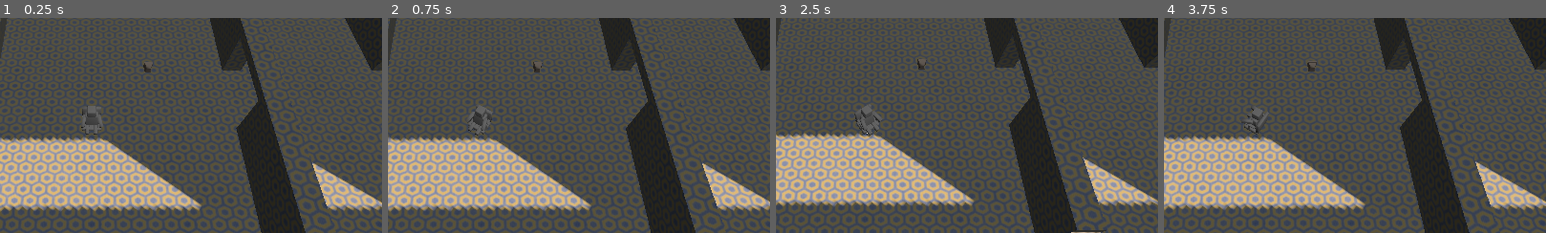
Above: before the commit, frames 1-4 (left to right).
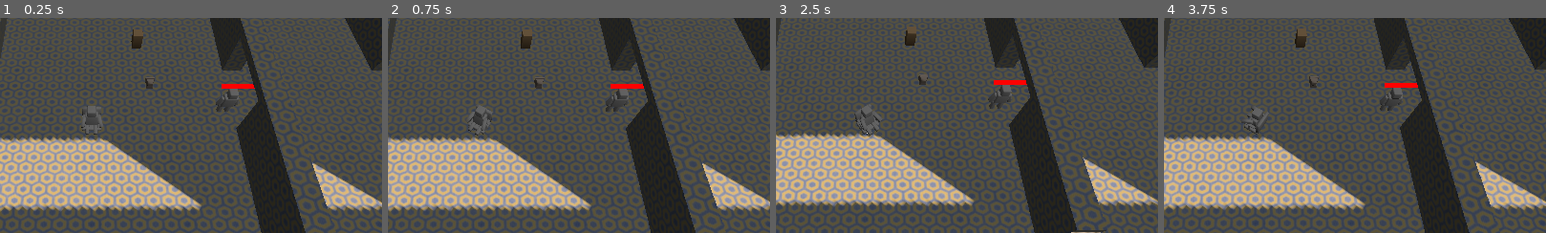
Above: after the commit, the same moments.

Repository: scooter-dev/bosh-rush-jam-2025
Game: Godot game, scene res://Scenes/Maps/Test/test_map.tscn
The game is run twice, just before and just after one commit, with the same random seed, the same clock (stepped at 60 frames per second) and the same inputs.
Inputs (mouse positions are % of the whole screen's width and height, from its top left):
- Up to frame 1 (0.25 s): no input
- Up to frame 2 (0.75 s): tap Enter (ui_accept) at 0.5 s; move the mouse to (72, 45) at 0.52 s; hold Right (ui_right) from 0.53 s (still down); tap A (L) at 0.6 s
- Up to frame 3 (2.5 s): tap Enter (ui_accept) at 0.77, 1.52 s; tap D (R) at 0.8, 1.35, 2.3 s; move the mouse to (30, 55) at 1.27 s; release Right (ui_right) at 1.28 s; hold Down (ui_down) 1.28-2.03 s; tap A (L) at 1.55 s; move the mouse to (60, 28) at 2.02 s; hold Right (ui_right) from 2.03 s (still down); tap S (BW) at 2.1 s
- Up to frame 4 (3.75 s): move the mouse to (45, 70) at 2.77 s; release Right (ui_right) at 2.78 s; hold Up (ui_up) 2.78-3.53 s; tap W (FW) at 2.85 s; tap Enter (ui_accept) at 3.02 s; tap A (L) at 3.05, 3.6 s; move the mouse to (80, 65) at 3.52 s; hold Left (ui_left) from 3.53 s (still down)
The pictures show only the part of the screen within x 38-88%, y 28-78%; the shares and areas given below are measured in that part.

The runs differ from the first frame. In frame 1, 0.8% of the frame differs, in the area x 34-67%, y 5-44%; in frame 2, 0.8%; in frame 3, 0.8%; in frame 4, 0.8%, in the area x 34-67%, y 4-44%.

Commit message:
zombie health, damage indicators

Diff:
--- a/SRC/Enemies/Zombie/zombie.gd
+++ b/SRC/Enemies/Zombie/zombie.gd
@@ -2,11 +2,43 @@
 
 class_name Zombie
 
+@export var startHealth : int = 10
+@export var speed : float = 10
+@export_category("Components")
 @export var anim_tree: AnimationTree
+@export var damage_number_spawner: DamageNSpawner
+@export var health_bar: HealthBar
+
+var health : int = 10
+
+var target : Node3D = null
 
 func _ready() -> void:
+	health = startHealth
+	health_bar.setHealthRelative(float(health)/float(startHealth))
+	set_physics_process(false)
+
+func _physics_process(delta: float) -> void:
+	recoveryTime = max(0, recoveryTime - delta)
 	pass
 
+func _on_detection_area_player_detected(player: Player) -> void:
+	if !target:
+		target = player
+		set_physics_process(true)
 
-func _on_detection_area_player_detected(player: Player) -> void:
-	pass # Replace with function body.
+var recoveryTime = 0.0
+func onDamaged(damage : int ,instigator : Node3D = null) -> void:
+	if recoveryTime < 0.005:
+		recoveryTime = 0.2
+		if instigator:
+			if instigator is Player:
+				target = instigator
+		health -= damage
+		damage_number_spawner.spawnDNumber(damage)
+		health_bar.setHealthRelative(float(health)/float(startHealth))
+		if health <= 0:
+			die()
+
+func die() -> void:
+	set_physics_process(false)
--- a/SRC/Enemies/Zombie/zombie.tscn
+++ b/SRC/Enemies/Zombie/zombie.tscn
@@ -1,10 +1,13 @@
-[gd_scene load_steps=22 format=3 uid="uid://bv2roejoa0822"]
+[gd_scene load_steps=26 format=3 uid="uid://bv2roejoa0822"]
 
 [ext_resource type="Script" uid="uid://bfgukb7pitkw3" path="res://SRC/Enemies/Zombie/zombie.gd" id="1_a78ok"]
 [ext_resource type="PackedScene" uid="uid://cyn7tjf3k30" path="res://Assets/Character/Character.glb" id="2_83d2e"]
 [ext_resource type="AnimationLibrary" uid="uid://caegudku3ukav" path="res://Assets/Character/anims.res" id="3_84ahr"]
 [ext_resource type="Script" uid="uid://t7ao3qeustxk" path="res://SRC/Enemies/Zombie/ZombieAnimTree.gd" id="4_5qcea"]
 [ext_resource type="Script" uid="uid://ptjhn1unpc8h" path="res://SRC/Enemies/Zombie/detection_area.gd" id="5_b8cif"]
+[ext_resource type="PackedScene" uid="uid://bo2lyf4ubkwd" path="res://SRC/Enemies/damage_number_spawner.tscn" id="6_mr2mh"]
+[ext_resource type="Shader" uid="uid://cl251maua5v7a" path="res://SRC/Shaders/healthBar.tres" id="7_dda52"]
+[ext_resource type="PackedScene" uid="uid://cmxqstag27i4n" path="res://SRC/UI/3D/health_bar.tscn" id="7_dqpwf"]
 
 [sub_resource type="CylinderShape3D" id="CylinderShape3D_a78ok"]
 height = 1.70703
@@ -82,10 +85,22 @@
 [sub_resource type="SphereShape3D" id="SphereShape3D_5qcea"]
 radius = 8.14359
 
-[node name="Zombie" type="RigidBody3D" node_paths=PackedStringArray("anim_tree")]
+[sub_resource type="ShaderMaterial" id="ShaderMaterial_px5nj"]
+resource_local_to_scene = true
+render_priority = 0
+shader = ExtResource("7_dda52")
+shader_parameter/emptyColor = Color(1, 1, 1, 1)
+shader_parameter/fullColor = Color(1, 0, 0, 1)
+shader_parameter/fill = 1.0
+
+[node name="Zombie" type="RigidBody3D" node_paths=PackedStringArray("anim_tree", "damage_number_spawner", "health_bar")]
 collision_layer = 8
+collision_mask = 7
+lock_rotation = true
 script = ExtResource("1_a78ok")
 anim_tree = NodePath("AnimationTree")
+damage_number_spawner = NodePath("DamageNumberSpawner")
+health_bar = NodePath("HealthBar")
 
 [node name="CollisionShape3D" type="CollisionShape3D" parent="."]
 transform = Transform3D(1, 0, 0, 0, 1, 0, 0, 0, 1, 0, 0.853516, 0)
@@ -96,9 +111,9 @@
 [node name="Skeleton3D" parent="Character/Armature" index="0"]
 bones/6/rotation = Quaternion(3.09086e-08, 0.707107, 0.707107, 3.09086e-08)
 bones/8/rotation = Quaternion(0.658114, 0.474342, 0.474342, -0.341886)
-bones/9/rotation = Quaternion(-0.496697, 0.138425, 0.0806029, 0.853014)
+bones/9/rotation = Quaternion(-0.495653, 0.138524, 0.0804334, 0.853622)
 bones/10/rotation = Quaternion(0.658114, -0.474342, -0.474342, -0.341886)
-bones/11/rotation = Quaternion(-0.471689, -0.14071, -0.0765446, 0.867094)
+bones/11/rotation = Quaternion(-0.47103, -0.140768, -0.0764377, 0.867452)
 
 [node name="CharacterMesh" parent="Character/Armature/Skeleton3D" index="0"]
 lod_bias = 5.0
@@ -141,6 +156,13 @@
 [node name="CollisionShape3D" type="CollisionShape3D" parent="DetectionArea"]
 shape = SubResource("SphereShape3D_5qcea")
 
+[node name="DamageNumberSpawner" parent="." instance=ExtResource("6_mr2mh")]
+transform = Transform3D(1, 0, 0, 0, 1, 0, 0, 0, 1, 0, 0.888931, 0)
+
+[node name="HealthBar" parent="." instance=ExtResource("7_dqpwf")]
+transform = Transform3D(1, 0, 0, 0, 1, 0, 0, 0, 1, 0, 2.12959, 0)
+material_override = SubResource("ShaderMaterial_px5nj")
+
 [connection signal="body_entered" from="DetectionArea" to="DetectionArea" method="_on_body_entered"]
 [connection signal="body_exited" from="DetectionArea" to="DetectionArea" method="_on_body_exited"]
 [connection signal="playerDetected" from="DetectionArea" to="." method="_on_detection_area_player_detected"]
--- /dev/null
+++ b/SRC/Enemies/damage_number.gd
@@ -0,0 +1,22 @@
+extends Node3D
+
+class_name DamageNumber
+
+@export var riseCurve : Curve
+@export var riseTime : float = 3.0
+@export var riseAmount : float = 2.0
+
+@export var label: Label3D
+
+func setLabel(text : String) -> void:
+	label.text = text
+
+func _ready() -> void:
+	tmr = 0.0
+
+var tmr : float = 0.0
+func _process(delta: float) -> void:
+	tmr += delta
+	label.position.y = riseCurve.sample_baked(clamp(tmr, 0, riseTime) / riseTime) * riseAmount
+	if tmr > riseTime - 0.005:
+		queue_free()
--- /dev/null
+++ b/SRC/Enemies/damage_number.tscn
@@ -0,0 +1,21 @@
+[gd_scene load_steps=3 format=3 uid="uid://b3i3uktenrkv7"]
+
+[ext_resource type="Script" uid="uid://de3aolex7ccxm" path="res://SRC/Enemies/damage_number.gd" id="1_huovx"]
+
+[sub_resource type="Curve" id="Curve_huovx"]
+_data = [Vector2(0, 0), 0.0, 4.65186, 0, 0, Vector2(0.278689, 0.732759), 1.25205, 1.25205, 0, 0, Vector2(1, 1), 0.0, 0.0, 0, 0]
+point_count = 3
+
+[node name="DamageNumber" type="Node3D" node_paths=PackedStringArray("label")]
+script = ExtResource("1_huovx")
+riseCurve = SubResource("Curve_huovx")
+label = NodePath("Label3D")
+
+[node name="Label3D" type="Label3D" parent="."]
+transform = Transform3D(0.5, 0, 0, 0, 0.5, 0, 0, 0, 0.5, 0, 0, 0)
+billboard = 1
+alpha_cut = 1
+modulate = Color(1, 0, 0, 1)
+text = "8"
+font_size = 128
+outline_size = 24
--- /dev/null
+++ b/SRC/Enemies/damage_number_spawner.gd
@@ -0,0 +1,12 @@
+extends Node3D
+
+class_name DamageNSpawner
+
+const DAMAGE_NUMBER = preload("res://SRC/Enemies/damage_number.tscn")
+
+func spawnDNumber(damage : int) -> void:
+	var dn : DamageNumber = DAMAGE_NUMBER.instantiate()
+
+	dn.setLabel(str(damage))
+	WorldManager.currentLevel.add_child(dn)
+	dn.global_position = global_position
--- /dev/null
+++ b/SRC/Enemies/damage_number_spawner.tscn
@@ -0,0 +1,6 @@
+[gd_scene load_steps=2 format=3 uid="uid://bo2lyf4ubkwd"]
+
+[ext_resource type="Script" uid="uid://ntgccbjat5vg" path="res://SRC/Enemies/damage_number_spawner.gd" id="1_yxdop"]
+
+[node name="DamageNumberSpawner" type="Node3D"]
+script = ExtResource("1_yxdop")
--- a/SRC/Player/grab_area.gd
+++ b/SRC/Player/grab_area.gd
@@ -24,6 +24,7 @@
 						body.position = Vector3()
 						body.rotation = Vector3()
 						grabbed = body
+						break
 			else:
 				grabbed.reparent(WorldManager.currentLevel)
 				grabbed.setCol()
@@ -36,5 +37,5 @@
 		grabbed.reparent(WorldManager.currentLevel)
 		grabbed.freeze = false
 		grabbed.apply_central_impulse(dir * str)
-		grabbed.setColDelay()
+		grabbed.thrown(player)
 		grabbed = null
--- a/SRC/Player/player.gd
+++ b/SRC/Player/player.gd
@@ -108,7 +108,7 @@
 				rotDeltaSum = 0.0
 				Engine.time_scale = 1.0
 				if grabArea.grabbed:
-					grabArea.throw(-charRotator.global_basis.z, abs(speenPower) * 10 * launchPower)
+					grabArea.throw(-charRotator.global_basis.z, abs(speenPower) * 5 * launchPower)
 				else:
 					slideVelocity -= charRotator.global_basis.z * abs(speenPower) * 20000.0 * boostStrength
 				mode = RUNNING
--- a/SRC/Player/player.tscn
+++ b/SRC/Player/player.tscn
@@ -18,10 +18,11 @@
 
 [node name="PlayerChair" type="RigidBody3D" node_paths=PackedStringArray("cam", "charRotator", "grabArea")]
 collision_layer = 2
-collision_mask = 7
+collision_mask = 15
 physics_material_override = SubResource("PhysicsMaterial_s38mn")
 can_sleep = false
 lock_rotation = true
+max_contacts_reported = 4
 linear_damp = 2.0
 script = ExtResource("1_s38mn")
 cam = NodePath("CamY")
--- a/SRC/Props/FileCabinet.tscn
+++ b/SRC/Props/FileCabinet.tscn
@@ -52,12 +52,11 @@
 
 [node name="RigidBody3D" type="RigidBody3D"]
 collision_layer = 4
-collision_mask = 7
-mass = 8.0
+collision_mask = 15
 script = ExtResource("1_wvwx3")
+damage = 4.0
 
 [node name="FileCabinet" type="MeshInstance3D" parent="."]
-transform = Transform3D(1, 0, 0, 0, 1, 0, 0, 0, 1, 1.9, 0, -1)
 material_override = SubResource("ShaderMaterial_r74bt")
 mesh = SubResource("ArrayMesh_3ln0a")
 skeleton = NodePath("")
@@ -66,5 +65,4 @@
 }
 
 [node name="CollisionShape3D" type="CollisionShape3D" parent="."]
-transform = Transform3D(1, 0, 0, 0, 1, 0, 0, 0, 1, 1.9, 0, -1)
 shape = SubResource("ConvexPolygonShape3D_dk0el")
--- a/SRC/Props/GrabbableProp.gd
+++ b/SRC/Props/GrabbableProp.gd
@@ -2,10 +2,41 @@
 
 class_name GrabbableProp
 
+@export var damage : float = 1
+
 @onready var mask : int = collision_mask
+
+var thrower : Node3D = null
+
+func _ready() -> void:
+	set_physics_process(false)
+
 func setNoCol() -> void:
 	collision_layer = 0
 	collision_mask = 0
+
+func thrown(thrwr : Node3D) -> void:
+	thrower = thrwr
+	tmr = 1.0
+	setColDelay()
+	contact_monitor = true
+	max_contacts_reported = 4
+	set_physics_process(true)
+
+var tmr : float = 0.0
+var prevVel : Vector3 = Vector3()
+func _physics_process(delta: float) -> void:
+	for body : Node in get_colliding_bodies():
+		if body is Zombie:
+			var dmg : int = int(damage * prevVel.length() / 6.0)
+			if dmg > 0:
+				body.onDamaged(dmg, thrower)
+	if linear_velocity.length_squared() < 4.0:
+		tmr = max(0.0, tmr - delta)
+		if tmr < 0.001:
+			set_physics_process(false)
+			thrower = null
+	prevVel = linear_velocity
 
 func setCol() -> void:
 	collision_layer = 4
--- a/SRC/Props/monitor.tscn
+++ b/SRC/Props/monitor.tscn
@@ -85,10 +85,10 @@
 
 [node name="Monitor" type="RigidBody3D"]
 collision_layer = 4
-collision_mask = 7
-mass = 2.0
+collision_mask = 15
 linear_damp = 1.0
 script = ExtResource("1_or8vo")
+damage = 2.0
 
 [node name="Monitor" type="MeshInstance3D" parent="."]
 mesh = SubResource("ArrayMesh_pu07g")
--- /dev/null
+++ b/SRC/Shaders/healthBar.tres
@@ -0,0 +1,26 @@
+[gd_resource type="Shader" format=3 uid="uid://cl251maua5v7a"]
+
+[resource]
+code = "// NOTE: Shader automatically converted from Godot Engine 4.4.beta1's StandardMaterial3D.
+
+shader_type spatial;
+render_mode blend_mix, depth_draw_opaque, cull_back, diffuse_burley, specular_schlick_ggx, unshaded;
+
+uniform vec4 emptyColor : source_color = vec4(1);
+uniform vec4 fullColor : source_color = vec4(1,0,0,1);
+uniform float fill : hint_range(0.0, 1.0, 0.01) = 0.5;
+
+void vertex() {
+	// Billboard Mode: Enabled
+	MODELVIEW_MATRIX = VIEW_MATRIX * mat4(
+			MAIN_CAM_INV_VIEW_MATRIX[0],
+			MAIN_CAM_INV_VIEW_MATRIX[1],
+			MAIN_CAM_INV_VIEW_MATRIX[2],
+			MODEL_MATRIX[3]);
+	MODELVIEW_NORMAL_MATRIX = mat3(MODELVIEW_MATRIX);
+}
+
+void fragment() {
+	ALBEDO = mix(emptyColor.rgb, fullColor.rgb, float(fill > UV.x));
+}
+"
--- /dev/null
+++ b/SRC/UI/3D/health_bar.gd
@@ -0,0 +1,6 @@
+extends MeshInstance3D
+
+class_name HealthBar
+
+func setHealthRelative(h : float) -> void:
+	material_override.set_shader_parameter("fill", clamp(h,0,1))
--- /dev/null
+++ b/SRC/UI/3D/health_bar.tscn
@@ -0,0 +1,20 @@
+[gd_scene load_steps=5 format=3 uid="uid://cmxqstag27i4n"]
+
+[ext_resource type="Shader" uid="uid://cl251maua5v7a" path="res://SRC/Shaders/healthBar.tres" id="1_5ulow"]
+[ext_resource type="Script" uid="uid://c3pxo6w43qeyq" path="res://SRC/UI/3D/health_bar.gd" id="2_xapxb"]
+
+[sub_resource type="ShaderMaterial" id="ShaderMaterial_dqpwf"]
+resource_local_to_scene = true
+render_priority = 0
+shader = ExtResource("1_5ulow")
+shader_parameter/emptyColor = Color(1, 1, 1, 1)
+shader_parameter/fullColor = Color(1, 0, 0, 1)
+shader_parameter/fill = 1.0
+
+[sub_resource type="QuadMesh" id="QuadMesh_px5nj"]
+size = Vector2(1.5, 0.2)
+
+[node name="HealthBar" type="MeshInstance3D"]
+material_override = SubResource("ShaderMaterial_dqpwf")
+mesh = SubResource("QuadMesh_px5nj")
+script = ExtResource("2_xapxb")
--- a/Scenes/Maps/Test/test_map.tscn
+++ b/Scenes/Maps/Test/test_map.tscn
@@ -7,6 +7,8 @@
 [ext_resource type="Shader" uid="uid://d20ryyciv7x8g" path="res://SRC/Shaders/Sky.gdshader" id="2_61yvp"]
 [ext_resource type="Shader" uid="uid://cm8puby5gs7hp" path="res://SRC/Shaders/rgbTextureTriplanar.gdshader" id="3_jwv5c"]
 [ext_resource type="PackedScene" uid="uid://b2p1t0ogxv6di" path="res://SRC/Props/monitor.tscn" id="6_x8ovn"]
+[ext_resource type="PackedScene" uid="uid://bv2roejoa0822" path="res://SRC/Enemies/Zombie/zombie.tscn" id="8_6uoeq"]
+[ext_resource type="PackedScene" uid="uid://ry72u7xd6h2o" path="res://SRC/Props/FileCabinet.tscn" id="9_evenw"]
 
 [sub_resource type="ShaderMaterial" id="ShaderMaterial_ra64b"]
 render_priority = 0
@@ -197,14 +199,28 @@
 [node name="SpotLight3D" type="SpotLight3D" parent="."]
 transform = Transform3D(1, 0, 0, 0, -4.37114e-08, 1, 0, -1, -4.37114e-08, 2, 3, -6)
 shadow_enabled = true
+distance_fade_enabled = true
+distance_fade_begin = 45.0
+distance_fade_shadow = 45.0
+distance_fade_length = 0.0
 spot_range = 9.5
 spot_angle = 73.8592
 
 [node name="SpotLight3D2" type="SpotLight3D" parent="."]
 transform = Transform3D(1, 0, 0, 0, -4.37114e-08, 1, 0, -1, -4.37114e-08, 23, 3, -6)
 shadow_enabled = true
+distance_fade_enabled = true
+distance_fade_begin = 45.0
+distance_fade_shadow = 45.0
+distance_fade_length = 0.0
 spot_range = 9.5
 spot_angle = 73.8592
 
 [node name="Monitor" parent="." instance=ExtResource("6_x8ovn")]
-transform = Transform3D(1, 0, 0, 0, 1, 0, 0, 0, 1, 21, 0.5, -20)
+transform = Transform3D(1, 0, 0, 0, 1, 0, 0, 0, 1, 21, 0.5, -21)
+
+[node name="Zombie" parent="." instance=ExtResource("8_6uoeq")]
+transform = Transform3D(1, 0, 0, 0, 1, 0, 0, 0, 1, 17.5, 0.5, -22.5)
+
+[node name="RigidBody3D" parent="." instance=ExtResource("9_evenw")]
+transform = Transform3D(1, 0, 0, 0, 1, 0, 0, 0, 1, 21.5, 0.5, -18.5)
Not shown, added: SRC/Enemies/damage_number.gd.uid
Not shown, added: SRC/Enemies/damage_number_spawner.gd.uid
Not shown, added: SRC/UI/3D/health_bar.gd.uid
Not shown: 1 places in Scenes/Maps/Test/test_map.tscn that only renumber resources
